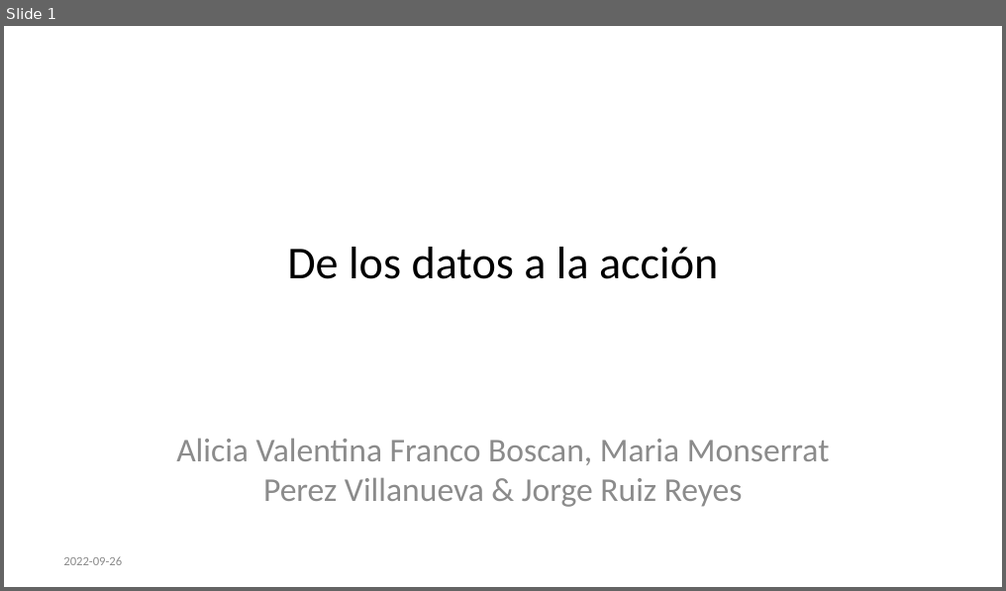
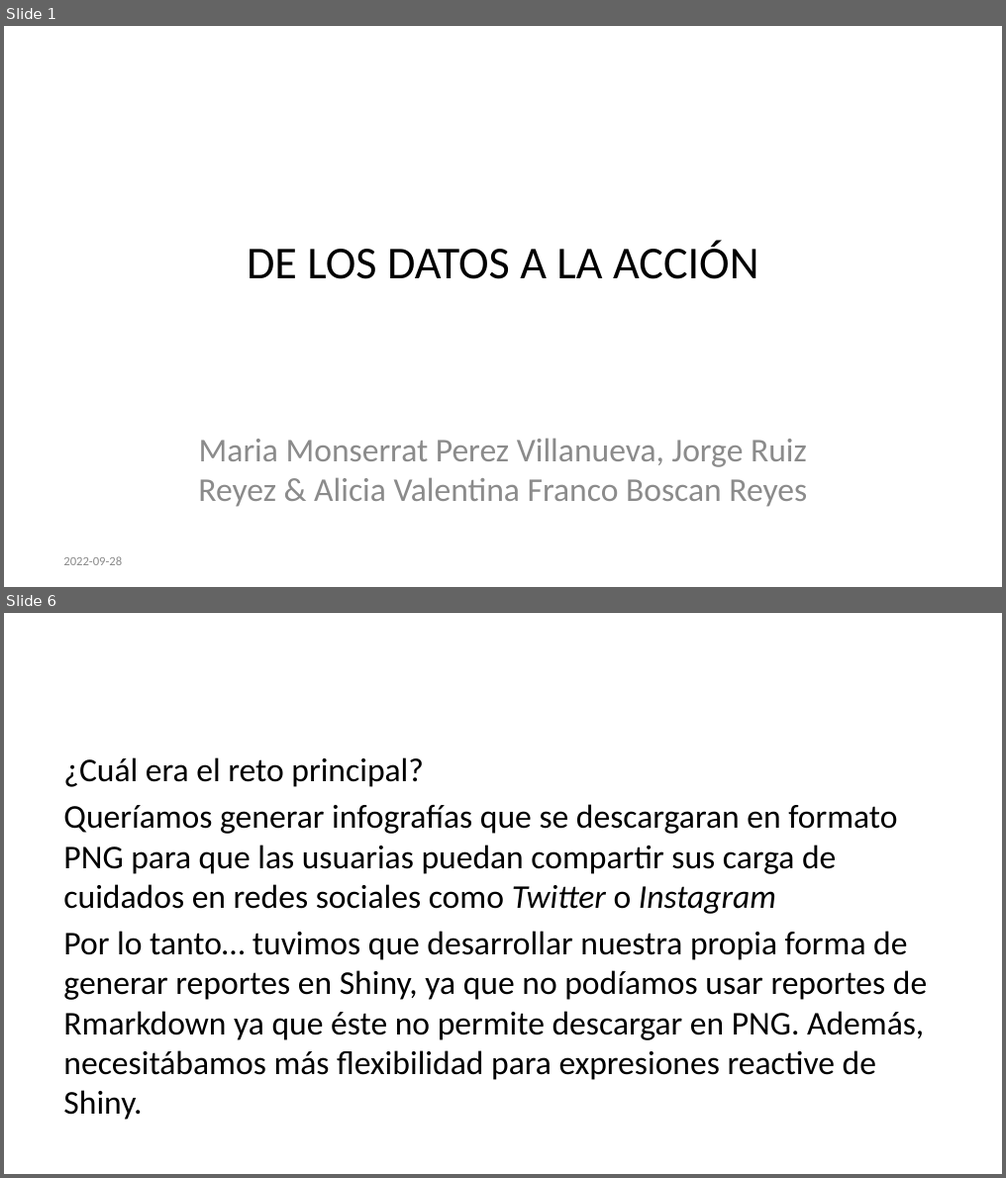
Before and after one commit to datacivica/ppt-huelladecuidados-LatinR, a slide deck: ppt-LatinR.pptx. Shown one above the other, each under a label of ours: slide 1 before the commit, slides 1 and 6 after it; the slides between them are not shown. The pictures are 1006x591 and 1006x1178 pixels, drawn with LibreOffice and Linux fonts; fonts in the diff are those of the drawing. Boxes give left, top, right and bottom in pixels: in the first picture for what was removed or moved away, otherwise in the second. Text is boxed around its words. In the diff, an @@ line names an element or a change of style, - is before the commit and + after.

Commit message:
subiendo parte sobre call to action con mails y reportes

```diff
--- a/ppt-LatinR.pptx
+++ b/ppt-LatinR.pptx
@@ slide 6 added at box(4, 613, 1002, 1174), background #FFFFFF @@
@@ text added at box(63, 758, 927, 1120), 24 pt, text #000000 @@
+¿Cuál era el reto principal?
+Queríamos generar infografías que se descargaran en formato PNG para que las usuarias puedan compartir sus carga de cuidados en redes sociales como Twitter o Instagram
+Por lo tanto… tuvimos que desarrollar nuestra propia forma de generar reportes en Shiny, ya que no podíamos usar reportes de Rmarkdown ya que éste no permite descargar en PNG. Además, necesitábamos más flexibilidad para expresiones reactive de Shiny.
@@ slide 1 changed as well @@
@@ title at box(247, 240, 759, 279): text changed @@
-De los datos a la acción
+DE LOS DATOS A LA ACCIÓN
@@ subtitle at box(198, 438, 807, 507): text changed @@
-Alicia Valentina Franco Boscan, Maria Monserrat Perez Villanueva & Jorge Ruiz Reyes
+Maria Monserrat Perez Villanueva, Jorge Ruiz Reyez & Alicia Valentina Franco Boscan Reyes
```
Also in this commit, not shown: 8 other slides added, 4 slides removed, 4 other files.
